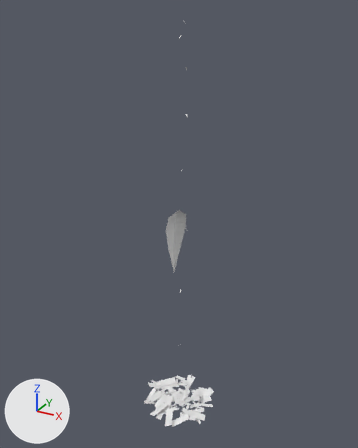
A saved change to the OBJ model game/assets/models/plants/SM_Plant_MonsteraShingle_Leaf.obj.
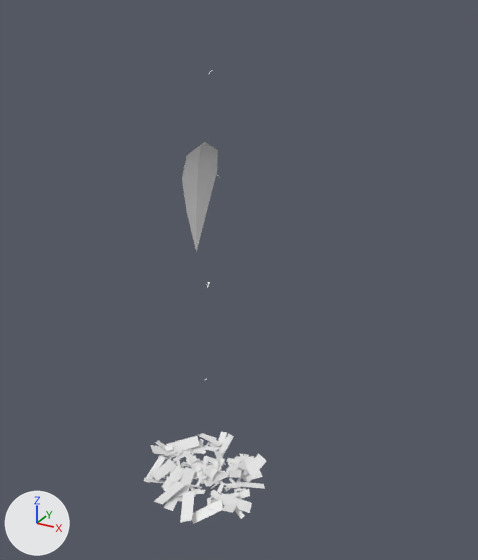
Old and new are each drawn whole from a 50 mm lens placed at (6.78, -12.32, 13.13), pointed at (-0.09, 0.18, 6.88) and again close up on the part from 17% to 93% of the width and 29% to 100% of the height. The axes (+X, +Y, +Z) are drawn at lower left. The lights are the same throughout. The last two pictures show the newer version. Where no turn or scale is listed for an object, it has been applied to the vertices.

The first close-up shows 'SM_Plant_MonsteraShingle_Leaf'.
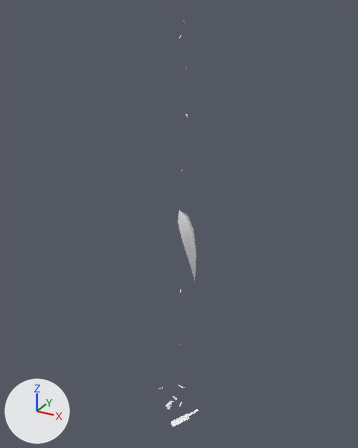
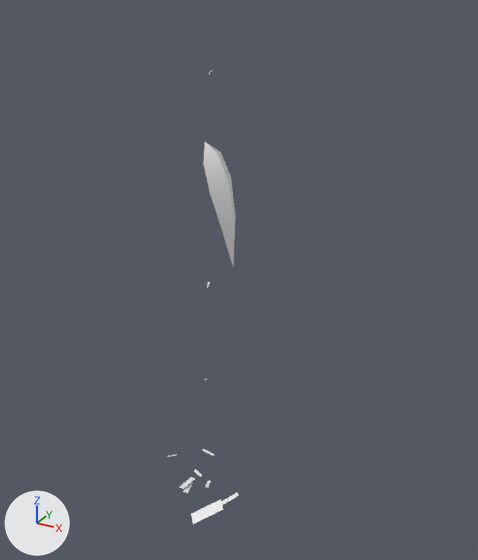
The change in detail:
me_sm_plant_monsterashingle_leaf is used by ob_sm_plant_monsterashingle_leaf; location (0.0, 0.0, 0.0).
me_sm_plant_monsterashingle_leaf had 971 vertices, 764 faces and spanned x -1.33..1.28, y -1.34..1.22, z -0.12..12.78.
me_sm_plant_monsterashingle_leaf now has 331 vertices, 444 faces and spans x -0.92..0.95, y -1.19..0.64, z -0.12..12.78.
me_sm_plant_monsterashingle_leaf part 1: 160 loose pieces with 640 vertices, spanning x -1.33..1.28, y -1.34..1.22, z -0.11..0.22, are deleted.
Part 2, on me_sm_plant_monsterashingle_leaf:
24 vertices move from x -1.21..0.68, y -1.24..1.04, z -0.05..0.17 to x -0.92..0.27, y -0.67..0.64, z -0.02..0.11.
Part 3, on me_sm_plant_monsterashingle_leaf:
10 vertices are removed from x -0.54..0.06, y -0.04..0.68, z 4.83..7.22.
12 faces are deleted.
10 vertices are added at x 0.13..0.6, y -0.36..0.34, z 5.1..7.25.
12 new faces join them.

Where the change shows, as pixel boxes [x1, y1, x2, y2] in the close-ups (478 x 560 px; the box of a moved part takes in the faces that stretch with it):
'SM_Plant_MonsteraShingle_Leaf', reshaped (41% narrower): before [144, 70, 266, 524]; after [168, 70, 239, 524]
part 1 of me_sm_plant_monsterashingle_leaf, deleted: before [144, 432, 266, 523]
part 2 of me_sm_plant_monsterashingle_leaf, moved or reshaped: before [154, 433, 222, 511]; after [168, 449, 215, 493]
part 3 of me_sm_plant_monsterashingle_leaf, moved or reshaped: before [182, 142, 218, 252]; after [203, 142, 236, 265]
